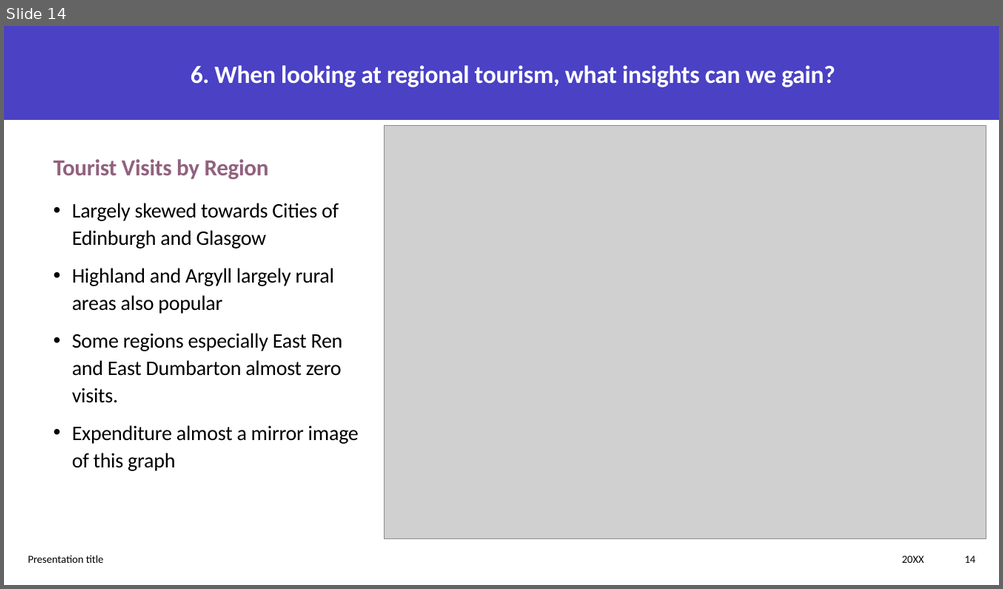
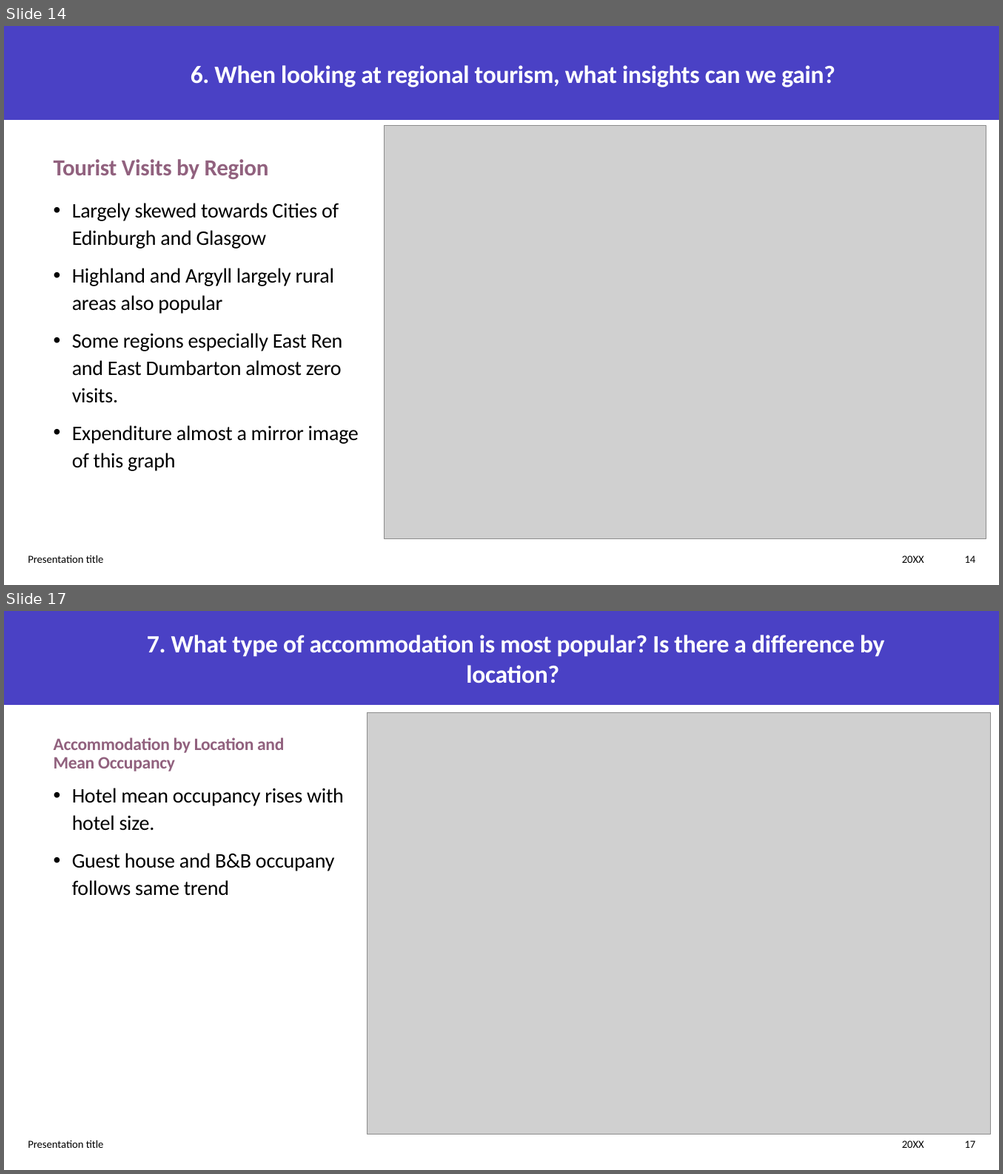
Before and after one commit to neilplenderleith/final_project_visit_scotland, a slide deck: Presentation/final_project_presentation.pptx. Shown one above the other, each under a label of ours: slide 14 before the commit, slides 14 and 17 after it; the slides between them are not shown. The pictures are 1003x589 and 1003x1174 pixels, drawn with LibreOffice and Linux fonts; fonts in the diff are those of the drawing; grey boxes stand for pictures. Boxes give left, top, right and bottom in pixels: in the first picture for what was removed or moved away, otherwise in the second. Text is boxed around its words. In the diff, an @@ line names an element or a change of style, - is before the commit and + after.

```diff
--- a/Presentation/final_project_presentation.pptx
+++ b/Presentation/final_project_presentation.pptx
@@ slide 17 added at <box>4,611,999,1170</box>, background #FFFFFF; not listed: 1 template element that a slide beside it also shows @@
@@ title added at <box>147,635,884,684</box>, 24 pt, text #FFFFFF, bold @@
+7. What type of accommodation is most popular? Is there a difference by location?
@@ picture added at <box>367,713,990,1136</box> @@
@@ text added at <box>54,738,284,772</box>, 16.8 pt, text #92617E, bold @@
+Accommodation by Location and Mean Occupancy
@@ text added at <box>72,788,344,896</box>, 20 pt, text #000000 @@
+• Hotel mean occupancy rises with hotel size.
+• Guest house and B&B occupany follows same trend
@@ text added at <box>28,1140,104,1148</box>, 10.5 pt, text #000000 @@
+Presentation title
@@ text added at <box>902,1141,924,1148</box>, 10.5 pt, text #000000 @@
+20XX
@@ page number added at <box>965,1141,976,1148</box>, 10.5 pt, text #000000 @@
+17
```
Also in this commit, not shown: 3 slides changed, 4 other slides added, 2 other files.
